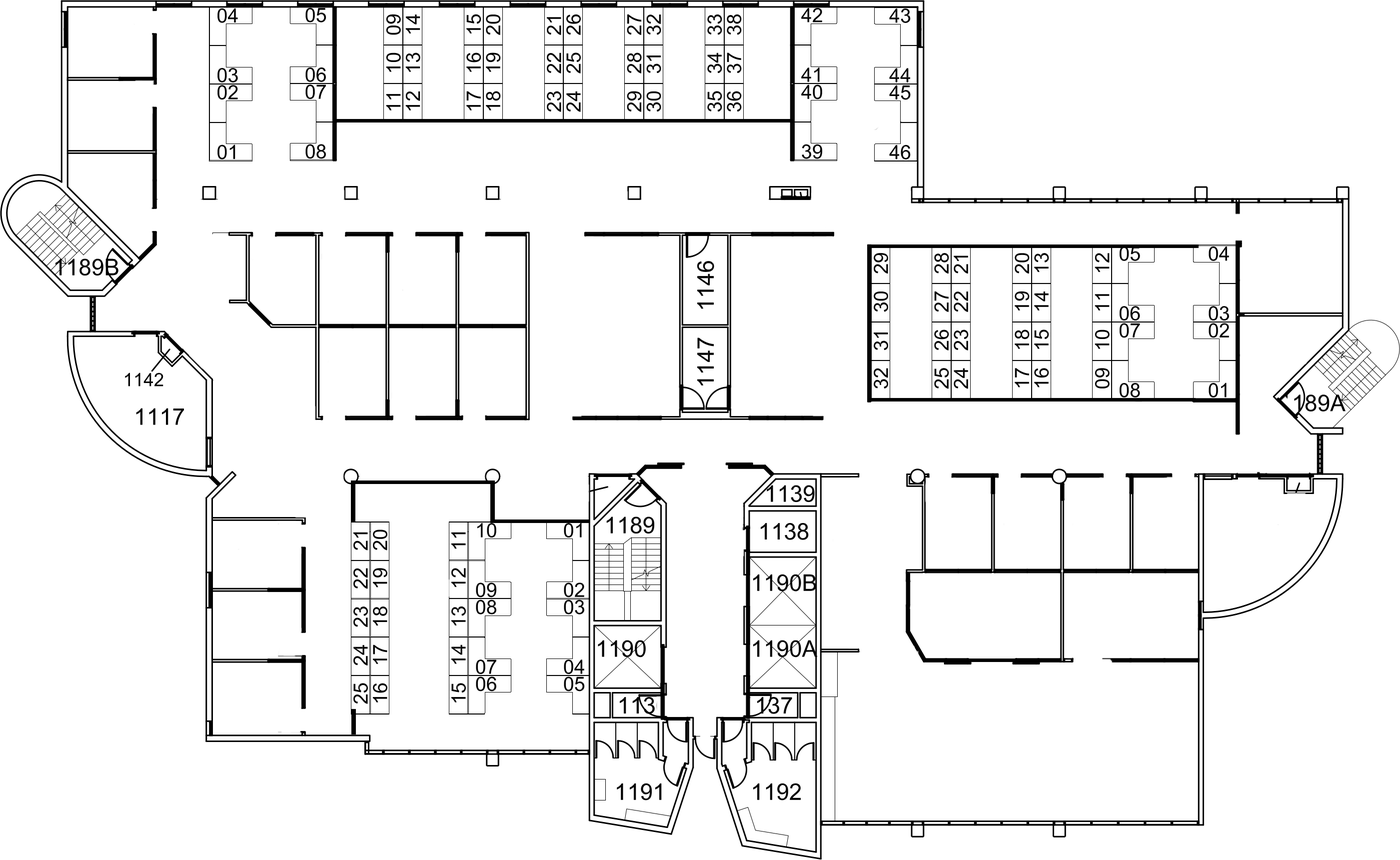
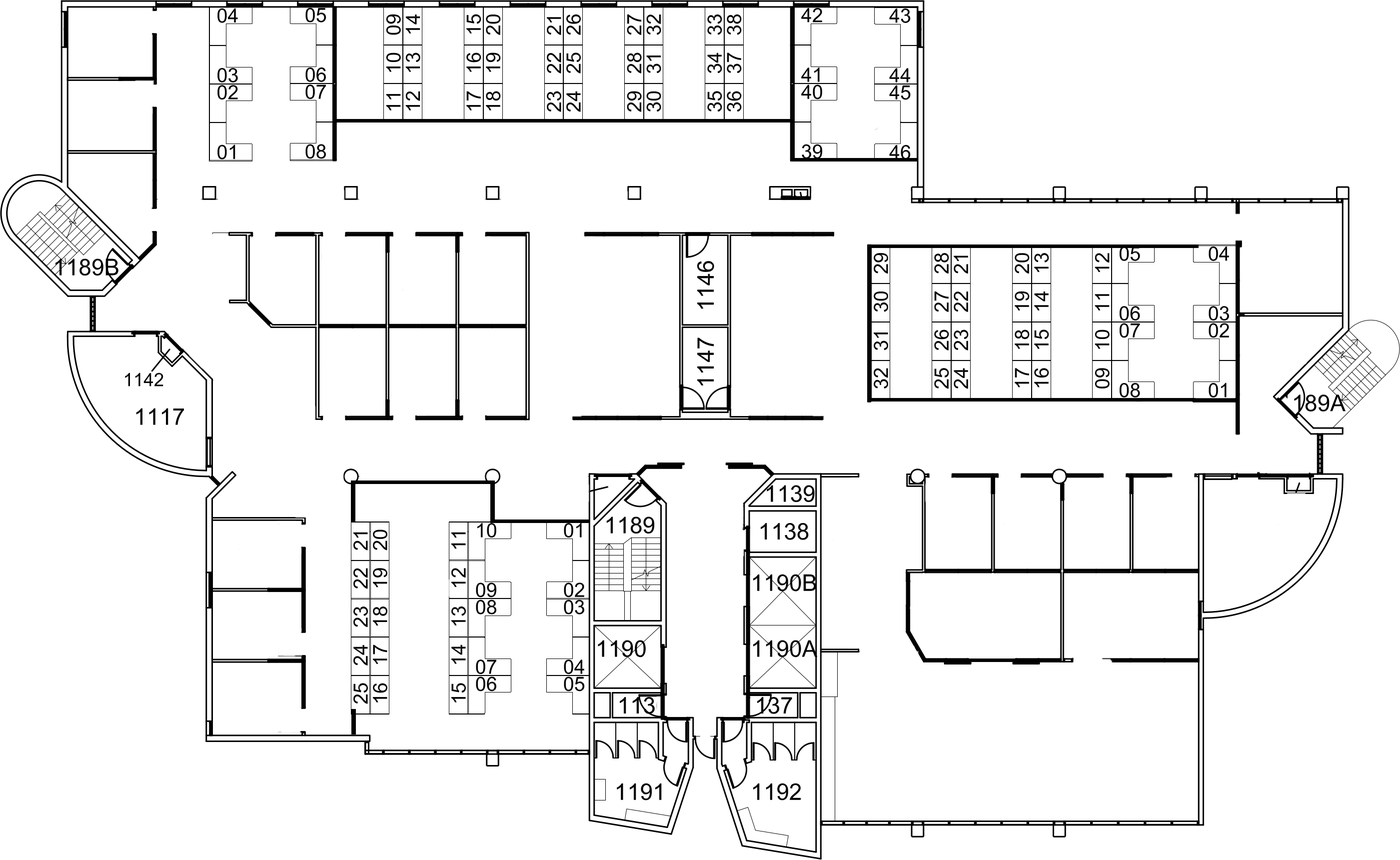
The second (1400, 860) image is a revision of the first. Changes to its layers:
painted on "boundaries_strict" over [790, 157, 917, 162]
